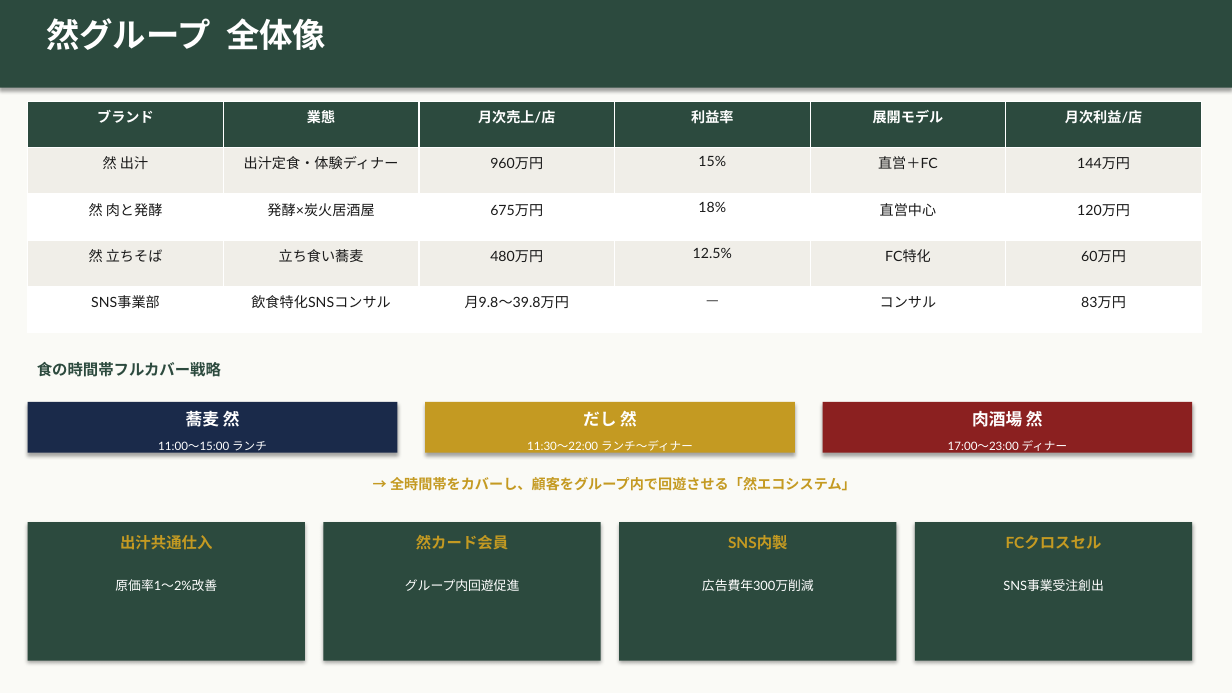
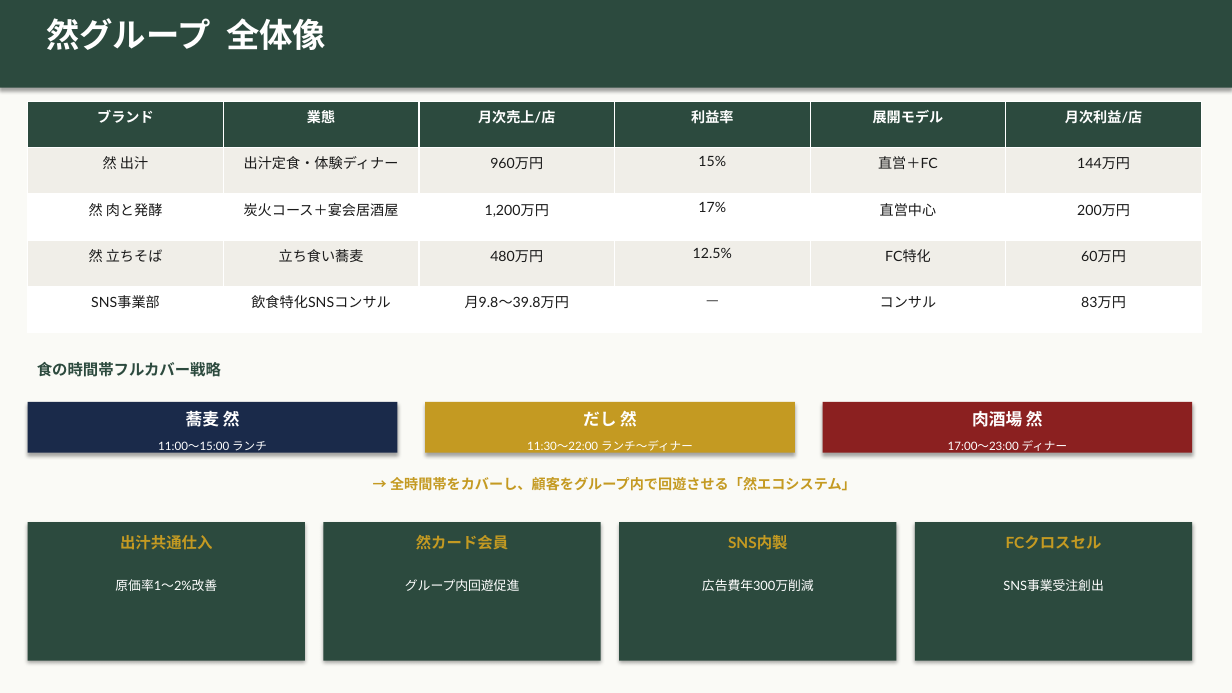
Before and after one commit to hunkotusaisinryo-lab/test-repo, a slide deck: slide 4 of zen/07_融資・投資家資料/然グループ_統合ピッチデッキ_強化版.pptx. Drawn at 1232x693 pixels with LibreOffice and Linux fonts; fonts in the diff are those of the drawing. Boxes give left, top, right and bottom in pixels: in the first picture for what was removed or moved away, otherwise in the second. Text is boxed around its words. In the diff, an @@ line names an element or a change of style, - is before the commit and + after.

```diff
--- a/zen/07_融資・投資家資料/然グループ_統合ピッチデッキ_強化版.pptx
+++ b/zen/07_融資・投資家資料/然グループ_統合ピッチデッキ_強化版.pptx
@@ table at <box>28,102,1203,333</box> @@
-row 3: 然 肉と発酵 | 発酵×炭火居酒屋 | 675万円 | 18% | 直営中心 | 120万円
+row 3: 然 肉と発酵 | 炭火コース＋宴会居酒屋 | 1,200万円 | 17% | 直営中心 | 200万円
```
Also in this commit, not shown: 2 other slides changed, 1 other file.
